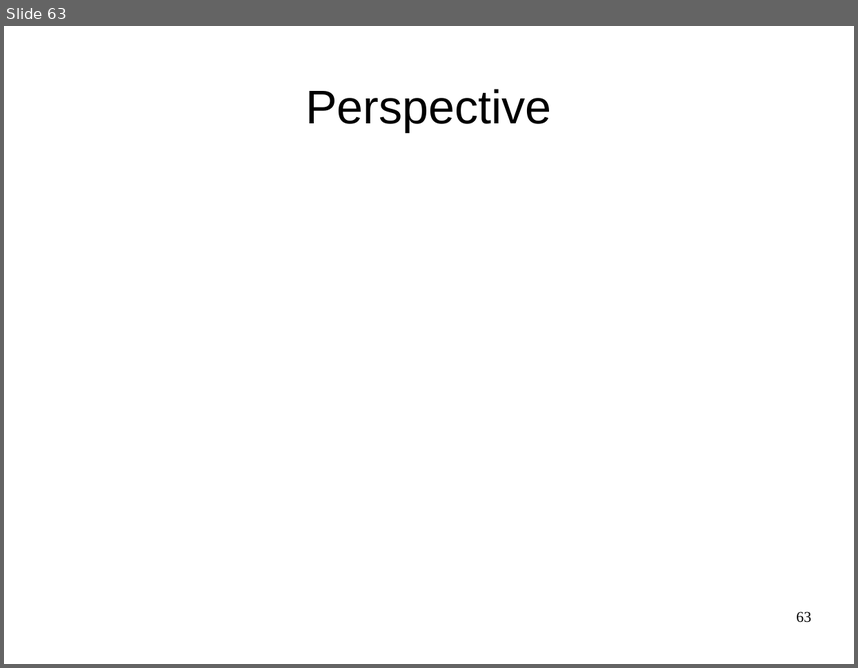
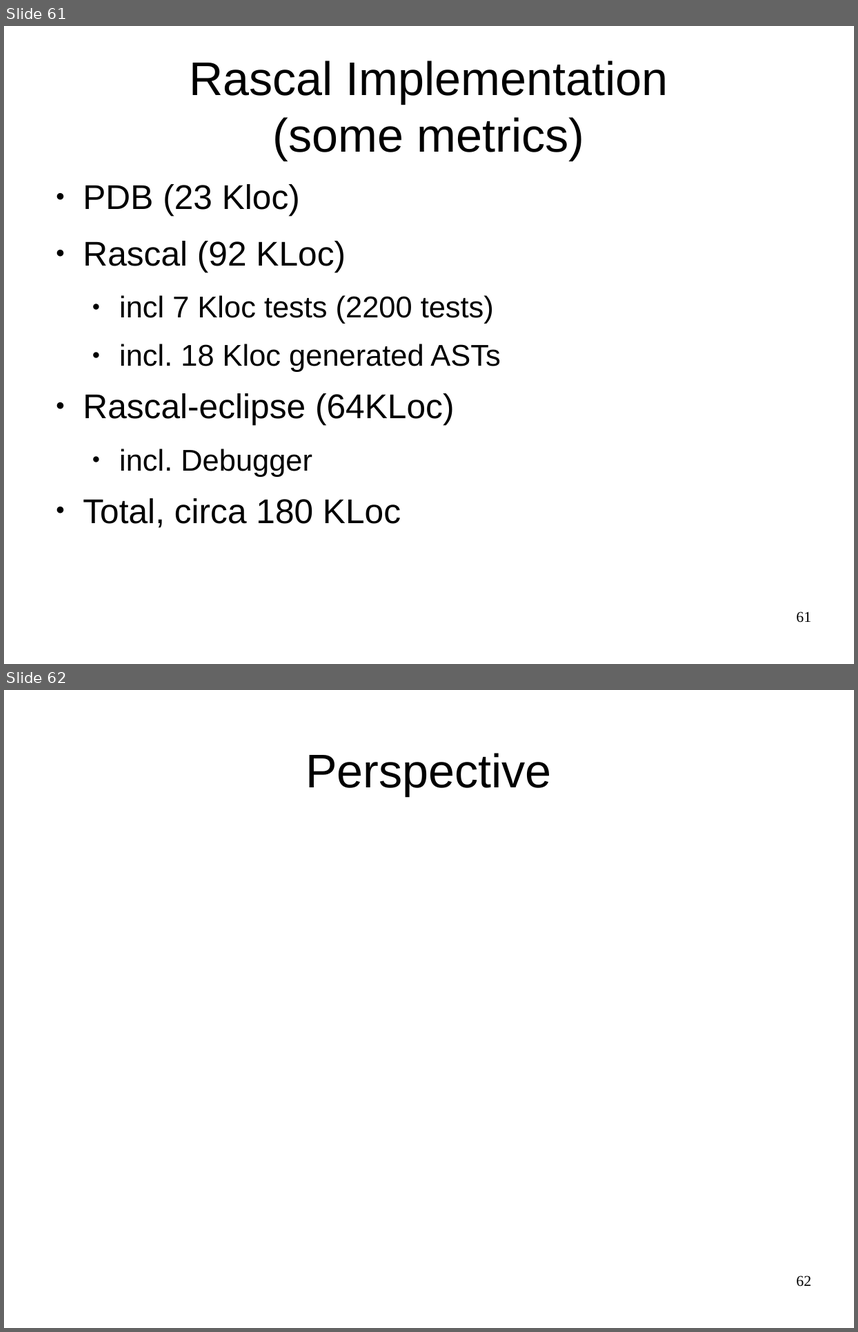
Before and after one commit to cwi-swat/meta-environment, a slide deck: meta-doc/analysis/rascal-slides/rascal-slides.odp. Shown one above the other, each under a label of ours: slide 63 before the commit, slides 61 and 62 after it. The pictures are 858x668 and 858x1332 pixels, drawn with LibreOffice and Linux fonts; fonts in the diff are those of the drawing; background and template pictures are left out. Boxes give left, top, right and bottom in pixels: in the first picture for what was removed or moved away, otherwise in the second. Text is boxed around its words. In the diff, an @@ line names an element or a change of style, - is before the commit and + after.

```diff
--- a/meta-doc/analysis/rascal-slides/rascal-slides.odp
+++ b/meta-doc/analysis/rascal-slides/rascal-slides.odp
@@ slide 61 added at box(4, 26, 854, 664), background #FFFFFF @@
@@ title added at box(189, 60, 668, 160), 44 pt, text #000000 @@
+Rascal Implementation
+(some metrics)
@@ text added at box(83, 184, 500, 528), 32 pt, text #000000 @@
+● PDB (23 Kloc)
+● Rascal (92 KLoc)
+  ● incl 7 Kloc tests (2200 tests)
+  ● incl. 18 Kloc generated ASTs
+● Rascal-eclipse (64KLoc)
+  ● incl. Debugger
+● Total, circa 180 KLoc
@@ page number added at box(796, 611, 811, 622), 14 pt, text #000000 @@
+61
@@ what was slide 63 is now slide 62 @@
@@ page number at box(796, 1275, 811, 1286): text changed @@
-63
+62
```
Also in this commit, not shown: 8 slides changed, 1 other slide added, 3 slides removed.
